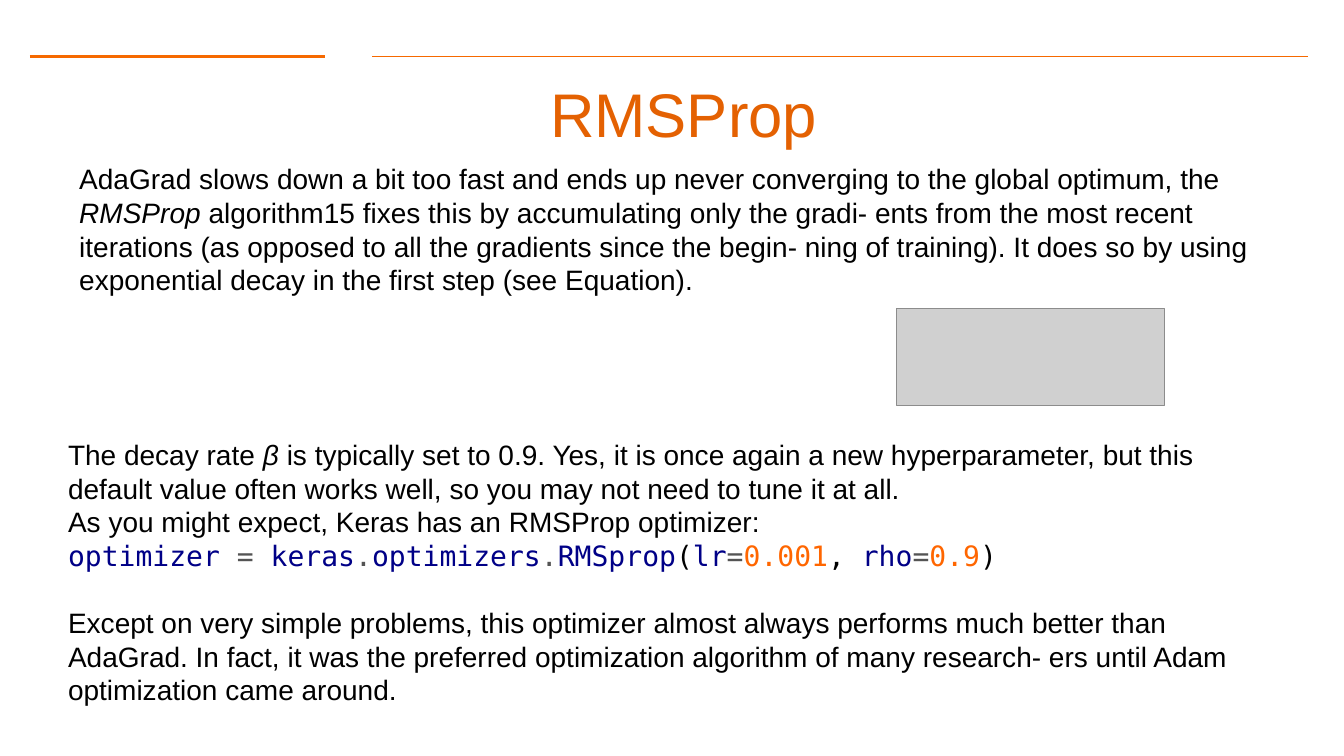
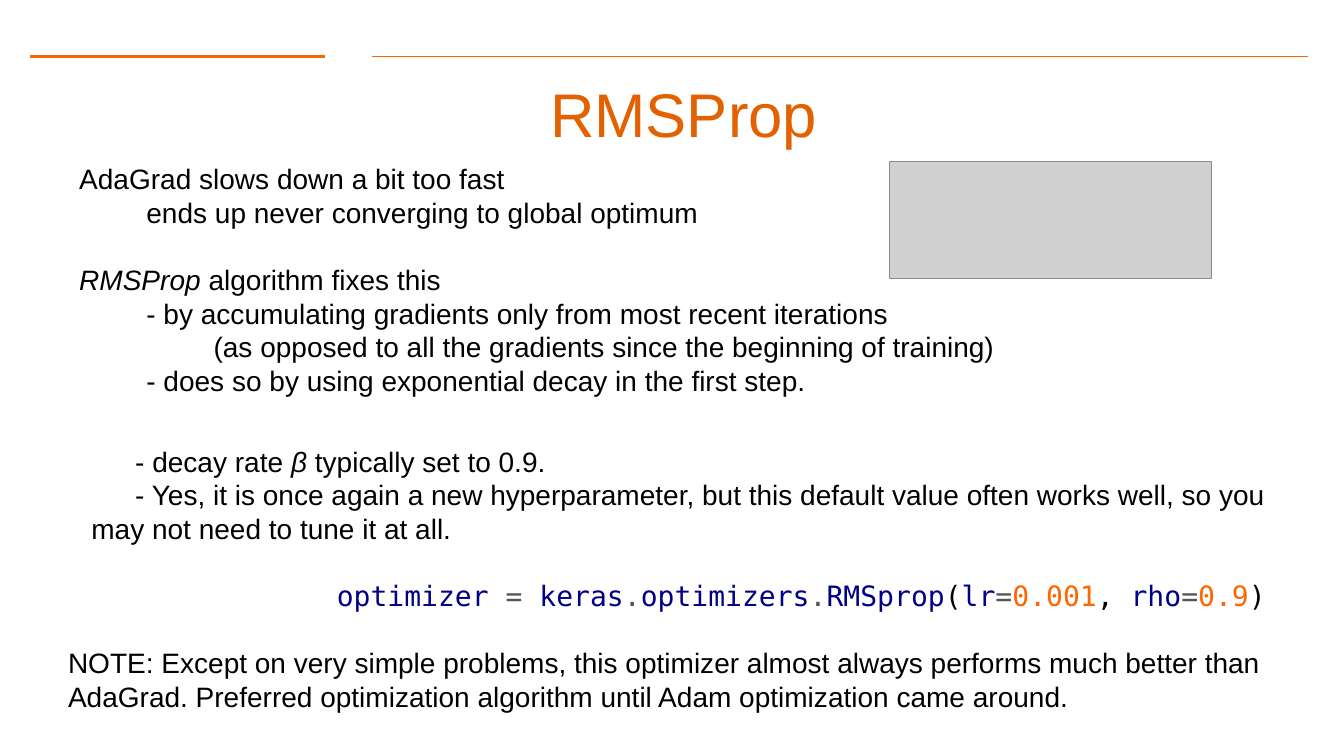
Before and after one commit to Dre1896/RIT-DSCI-633-FDS, a slide deck: slide 30 of Syllabus/Lecture21/Lec21.pptx. Drawn at 1344x756 pixels with LibreOffice and Linux fonts; fonts in the diff are those of the drawing; grey boxes stand for pictures; background and template pictures are left out. Boxes give left, top, right and bottom in pixels: in the first picture for what was removed or moved away, otherwise in the second. Text is boxed around its words. In the diff, an @@ line names an element or a change of style, - is before the commit and + after.

```diff
--- a/Syllabus/Lecture21/Lec21.pptx
+++ b/Syllabus/Lecture21/Lec21.pptx
@@ text at box(79, 168, 1264, 544): text changed @@
-AdaGrad slows down a bit too fast and ends up never converging to the global optimum, the RMSProp algorithm15 fixes this by accumulating only the gradi‐ ents from the most recent iterations (as opposed to all the gradients since the begin‐ ning of training). It does so by using exponential decay in the first step (see Equation).
-The decay rate β is typically set to 0.9. Yes, it is once again a new hyperparameter, but this default value often works well, so you may not need to tune it at all.
-As you might expect, Keras has an RMSProp optimizer:
+AdaGrad slows down a bit too fast
+ends up never converging to global optimum
+RMSProp algorithm fixes this
+- by accumulating gradients only from most recent iterations
+(as opposed to all the gradients since the beginning of training)
+- does so by using exponential decay in the first step.
+- decay rate β typically set to 0.9.
+- Yes, it is once again a new hyperparameter, but this default value often works well, so you may not need to tune it at all.
@@ picture: place and size @@
-picture at box(897, 309, 1165, 405)
+picture at box(889, 162, 1212, 278)
@@ text at box(68, 652, 1260, 712): text changed @@
-Except on very simple problems, this optimizer almost always performs much better than AdaGrad. In fact, it was the preferred optimization algorithm of many research‐ ers until Adam optimization came around.
+NOTE: Except on very simple problems, this optimizer almost always performs much better than AdaGrad. Preferred optimization algorithm until Adam optimization came around.
```
Also in this commit, not shown: 8 other slides changed, 1 slide removed.
